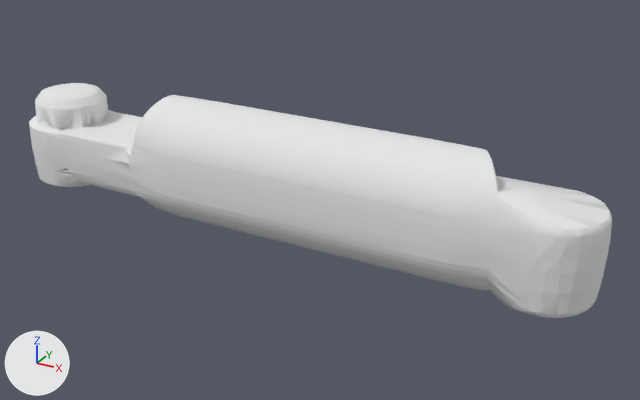
The OBJ model resources/spot_arm/meshes/arm/visual/arm_link_sh1.obj, before and after one commit.
Before and after are seen from a 50 mm lens placed at (0.437, -0.436, 0.208), pointed at (0.193, 0.007, -0.013). Lighting does not change. The marker at lower left points along +X, +Y and +Z. The older version comes first. Where no turn or scale is listed for an object, it has been applied to the vertices. Vertices at exactly the same position are counted once.

Names of what the first picture shows: 'arm0.link_sh1.003'.
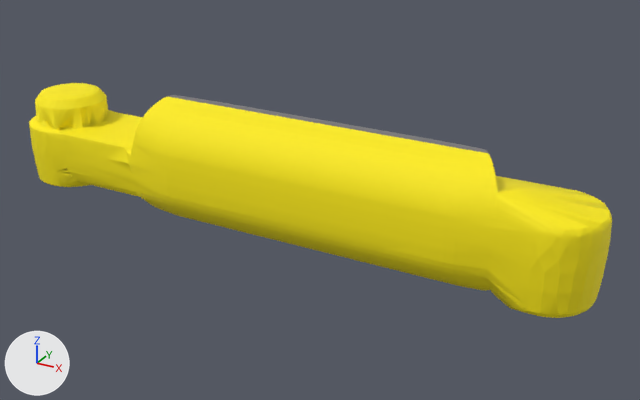
Boxes (x1, y1, x2, y2) around the edits, measured in the pictures (640 x 400 px):
'arm0.link_sh1.003', recoloured (white to yellow): (29, 83, 612, 318) in both

Edits to the bpy script that builds the scene:
```text
Change mat_wrap:
    mat_wrap.base_color: (0.8, 0.8, 0.8) -> (0.2, 0.2, 0.2)  # white #e7e7e7 -> grey #7c7c7c
Add mat_yellow:
    mat_yellow = principled_material('Yellow')
    mat_yellow.base_color = (1.0, 0.843, 0.0)  # yellow #ffed00
    mat_yellow.roughness = 0.776
Change me_arm0_link_sh1_003:
    where me_arm0_link_sh1_003.from_pydata(...)  # 2201 vertices, 4923 faces; spans x -0.03..0.368, y -0.033..0.033, z -0.043..0.04
    used by ob_arm0_link_sh1_003; location = (0.0, 0.0, 0.0)
    me_arm0_link_sh1_003 part 1: all 4507 faces that had it switch from mat_blackabs (white #e7e7e7) to mat_yellow (yellow #ffed00)
```
